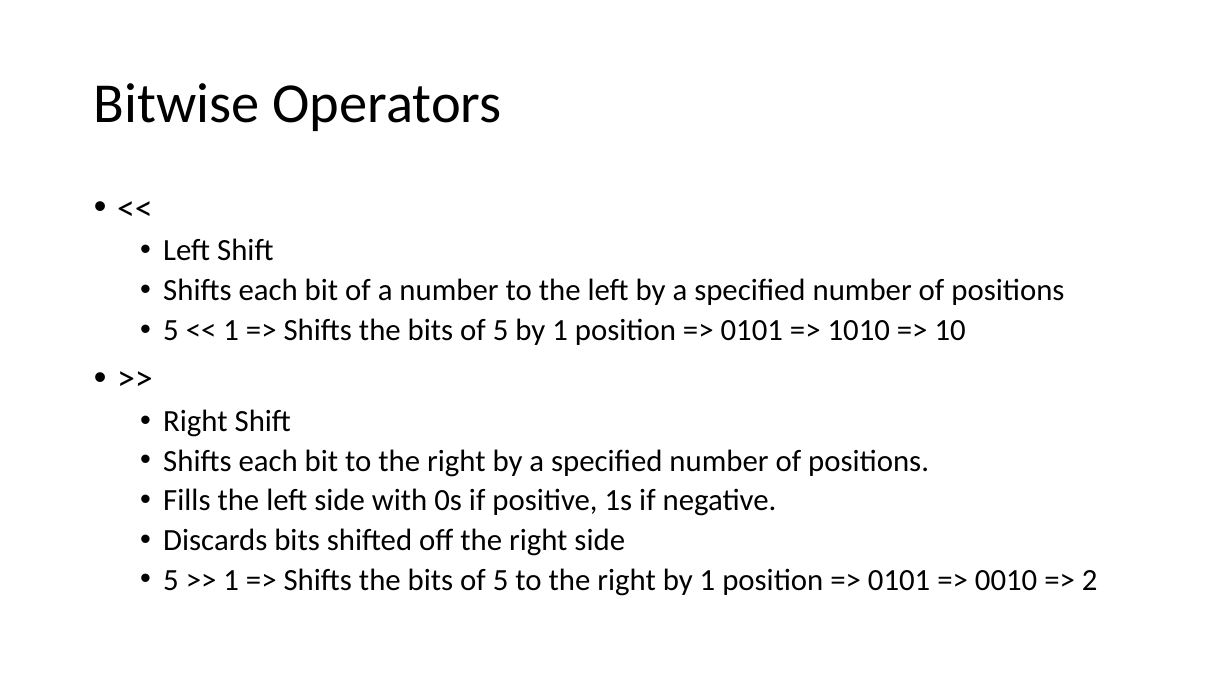
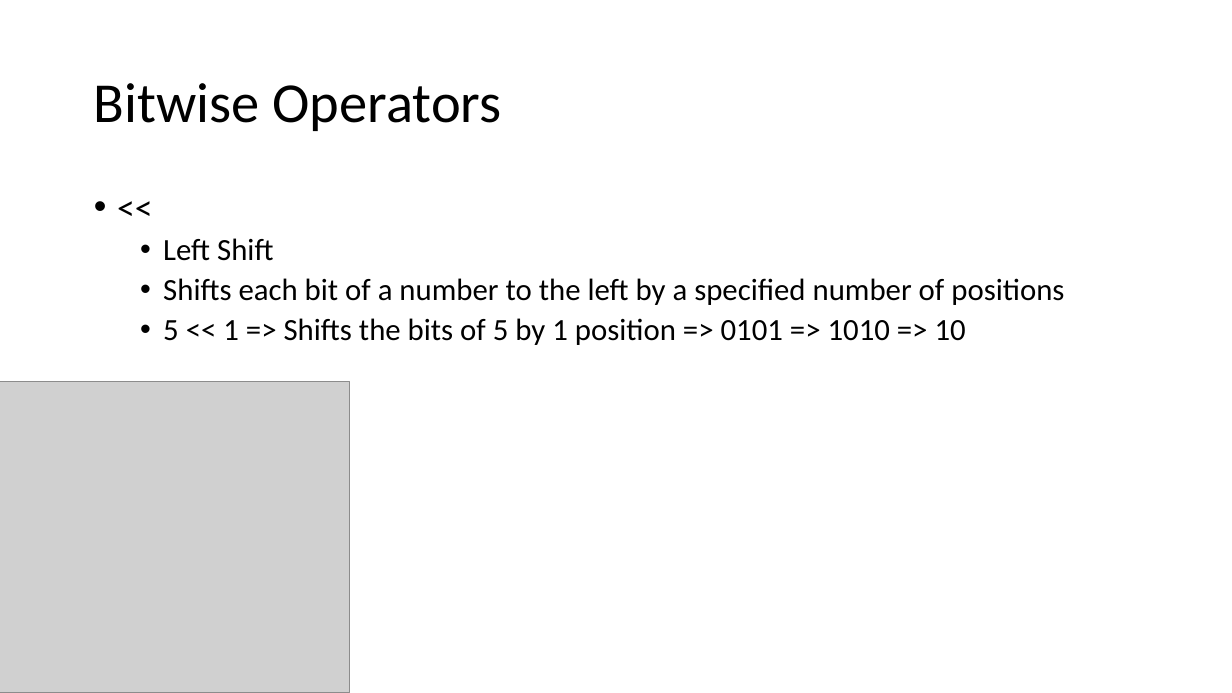
Before and after one commit to YWCANWIL-TechLab/module2-exercises-YaminahAlanis, a slide deck: slide 29 of slides/Module 2 - Variables, Operators, and Assignment.pptx (slide 18 before the commit). Drawn at 1232x693 pixels with LibreOffice and Linux fonts; fonts in the diff are those of the drawing; grey boxes stand for pictures. Boxes give left, top, right and bottom in pixels: in the first picture for what was removed or moved away, otherwise in the second. Text is boxed around its words. In the diff, an @@ line names an element or a change of style, - is before the commit and + after.

```diff
--- a/slides/Module 2 - Variables, Operators, and Assignment.pptx
+++ b/slides/Module 2 - Variables, Operators, and Assignment.pptx
@@ picture added at (0,382,349,693) @@
@@ text at (163,409,1098,596): paragraphs removed @@
-• >>
-  • Right Shift
-  • Shifts each bit to the right by a specified number of positions.
-  • Fills the left side with 0s if positive, 1s if negative.
-  • Discards bits shifted off the right side
-  • 5 >> 1 => Shifts the bits of 5 to the right by 1 position => 0101 => 0010 => 2
```
Also in this commit, not shown: 17 other slides changed, 12 slides added, 2 other files.
